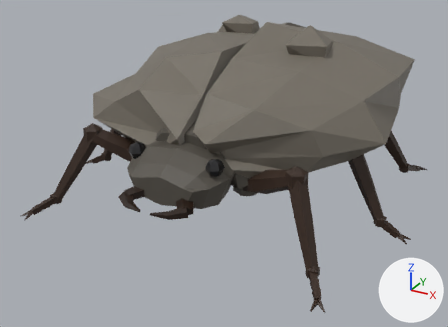
The glTF model Модели/Жуки/mimic.glb as it was, and as the next commit left it.
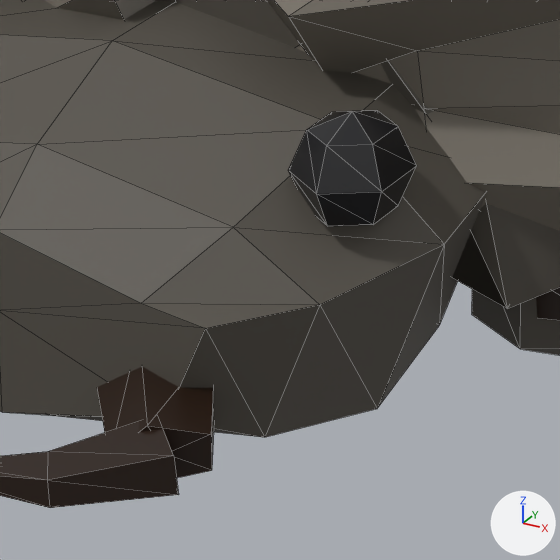
The first picture shows the older version from a 50 mm camera at (2.084, -3.924, 2.206) aimed at (-0.122, 0.086, 0.2). The close-ups show the older and then the newer version on the part from 36% to 55% of the width and 43% to 70% of the height of that picture. Only the edits that show in the close-ups are written down. The axes (+X, +Y, +Z) are drawn at lower right. The lights are the same throughout. The close-ups show mesh edges as thin lines. Where no turn or scale is listed for an object, it has been applied to the vertices. Vertices at exactly the same position are counted once.

In view in the first close-up: 'BeetlePlate_00', 'BeetlePlate_01', 'EyeLeft001', 'Femur000', 'HeadBase001', 'MandibleBase002', 'MandibleTip002', 'ROOT_00', 'ThoraxCore'.
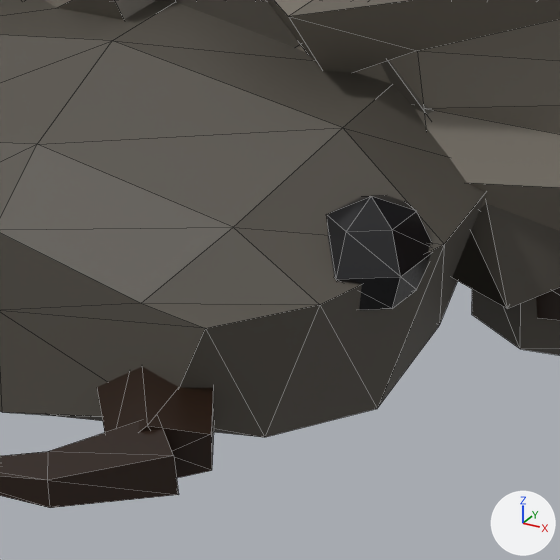
The change in detail:
me_eyeleft001 is used by ob_eyeleft001; location (0.0, 0.0, 0.0).
me_eyeleft001 had 20 vertices, 36 faces and spanned x 0.248..0.352, y -0.87..-0.73, z 0.54..0.66.
me_eyeleft001 now has 20 vertices, 36 faces and spans x 0.2689..0.3728, y -0.87..-0.73, z 0.4543..0.5743.
me_eyeleft001 part 1: the whole mesh is moved by (0.0209, 0.0, -0.0857).

Changed parts and their boxes [x1, y1, x2, y2] in the close-ups (560 x 560 px):
'EyeLeft001', moved: before [288, 110, 417, 226]; after [327, 195, 431, 310]
